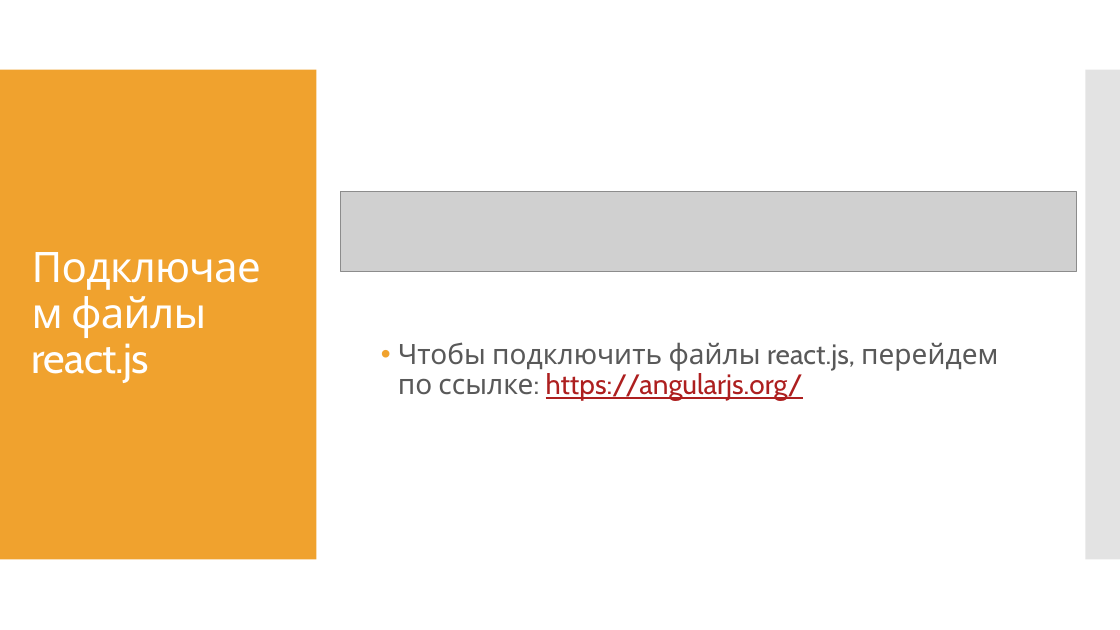
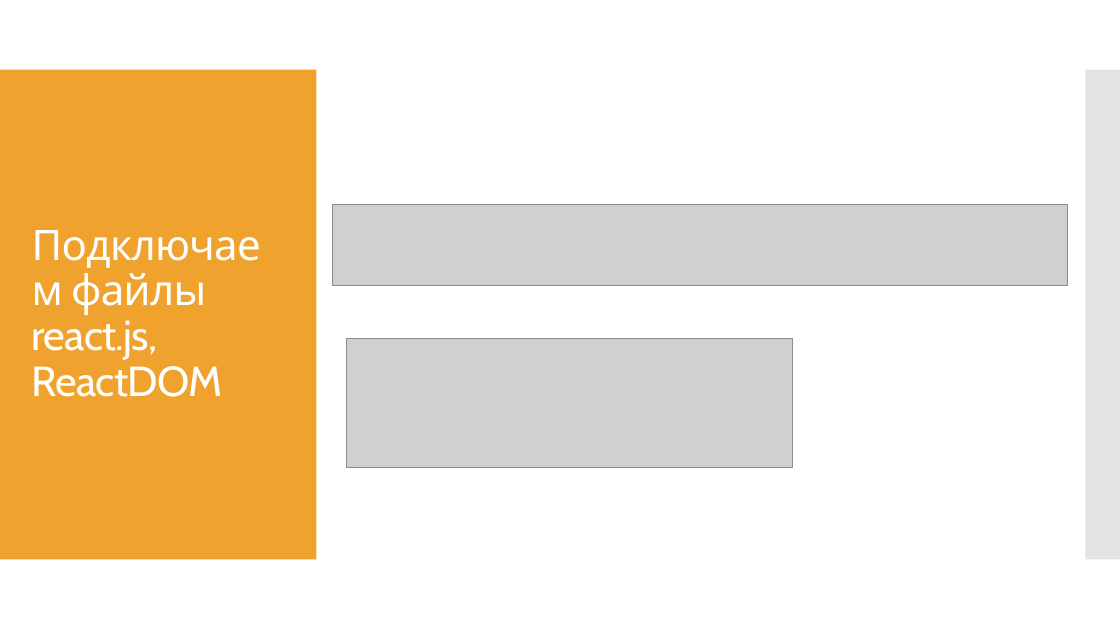
Before and after one commit to AlinaZhurba2000/DZ_Dmitrieva_and_Zhurba, a slide deck: slide 21 of презентация и файл/Сравнение js frameworks.pptx (slide 22 before the commit). Drawn at 1120x630 pixels with LibreOffice and Linux fonts; fonts in the diff are those of the drawing; grey boxes stand for pictures. Boxes give left, top, right and bottom in pixels: in the first picture for what was removed or moved away, otherwise in the second. Text is boxed around its words. In the diff, an @@ line names an element or a change of style, - is before the commit and + after.

```diff
--- a/презентация и файл/Сравнение js frameworks.pptx
+++ b/презентация и файл/Сравнение js frameworks.pptx
@@ picture: place and size @@
-picture at [341,192,1077,271]
+picture at [333,205,1069,285]
@@ title at [32,266,223,397]: text changed @@
-Подключаем файлы react.js
+Подключаем файлы react.js,
+ReactDOM
@@ picture added at [347,339,792,468] @@
@@ text removed at [398,342,998,401] @@
-• Чтобы подключить файлы react.js, перейдем по ссылке: https://angularjs.org/
```
Also in this commit, not shown: 3 other slides changed, 5 slides added, 5 slides removed.
